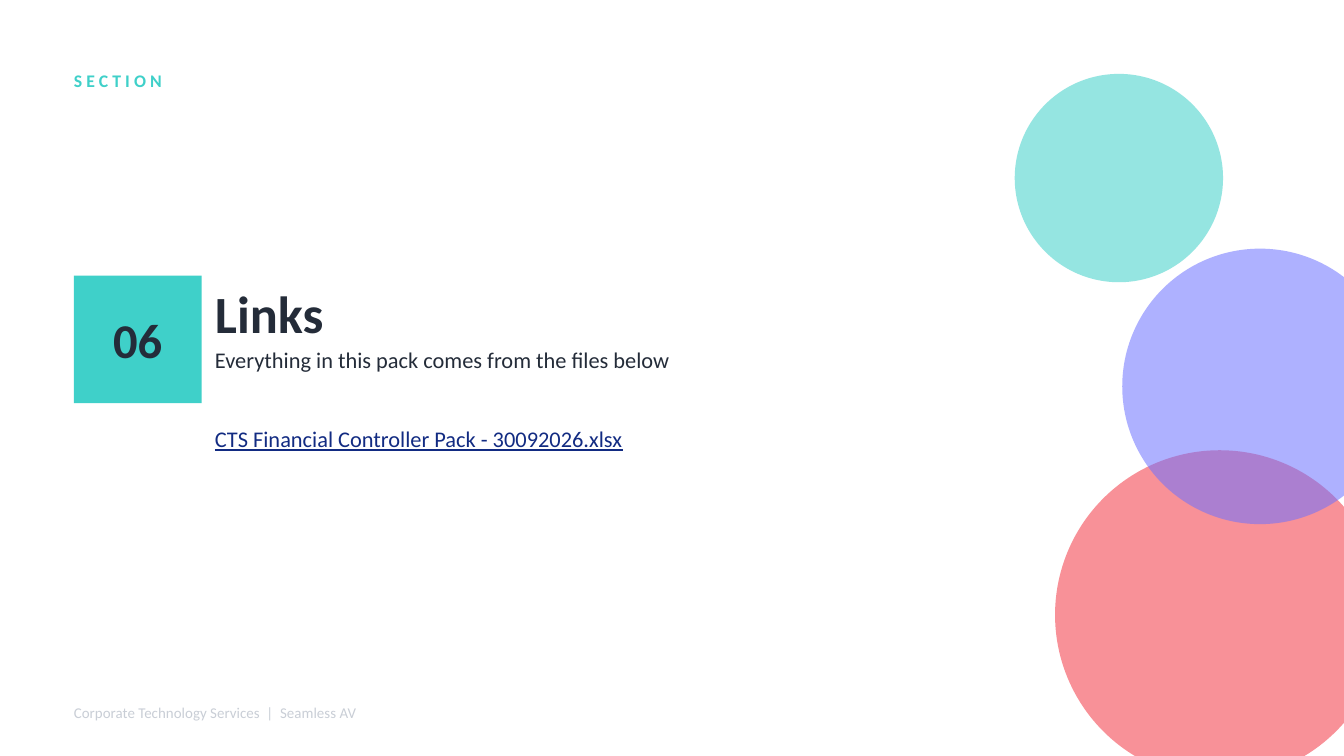
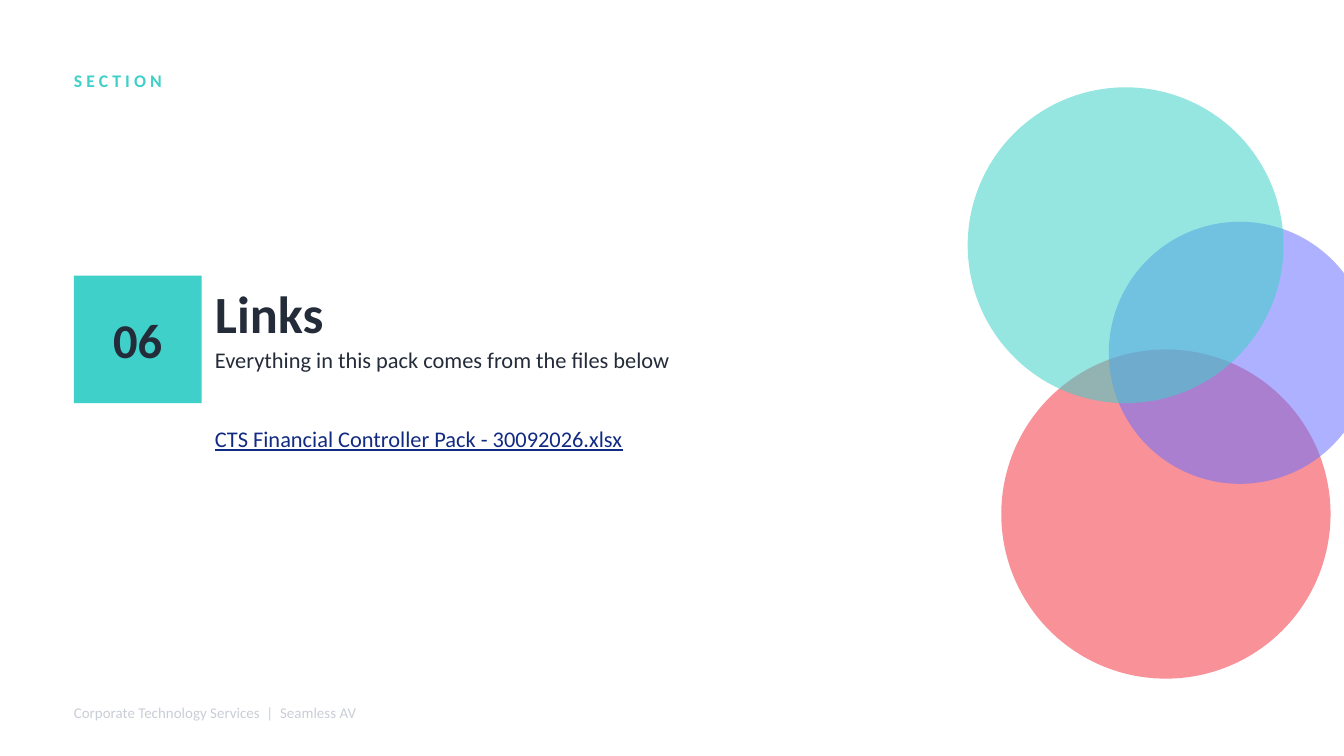
Before and after one commit to WesleyNelson-O33/Claude, a slide deck: slide 31 of deck/CTS Monthly Business Review - 30092026.pptx. Drawn at 1344x756 pixels with LibreOffice and Linux fonts; fonts in the diff are those of the drawing. Boxes give left, top, right and bottom in pixels: in the first picture for what was removed or moved away, otherwise in the second. Text is boxed around its words. In the diff, an @@ line names an element or a change of style, - is before the commit and + after.

```diff
--- a/deck/CTS Monthly Business Review - 30092026.pptx
+++ b/deck/CTS Monthly Business Review - 30092026.pptx
@@ ellipse: place and size @@
-ellipse at box(1015, 74, 1223, 282)
+ellipse at box(968, 87, 1284, 403)
@@ ellipse: place and size @@
-ellipse at box(1122, 249, 1344, 524)
+ellipse at box(1109, 222, 1344, 484)
@@ ellipse: place and size @@
-ellipse at box(1055, 450, 1344, 756)
+ellipse at box(1001, 349, 1331, 679)
```
Also in this commit, not shown: 6 other slides changed, 2 other files.
